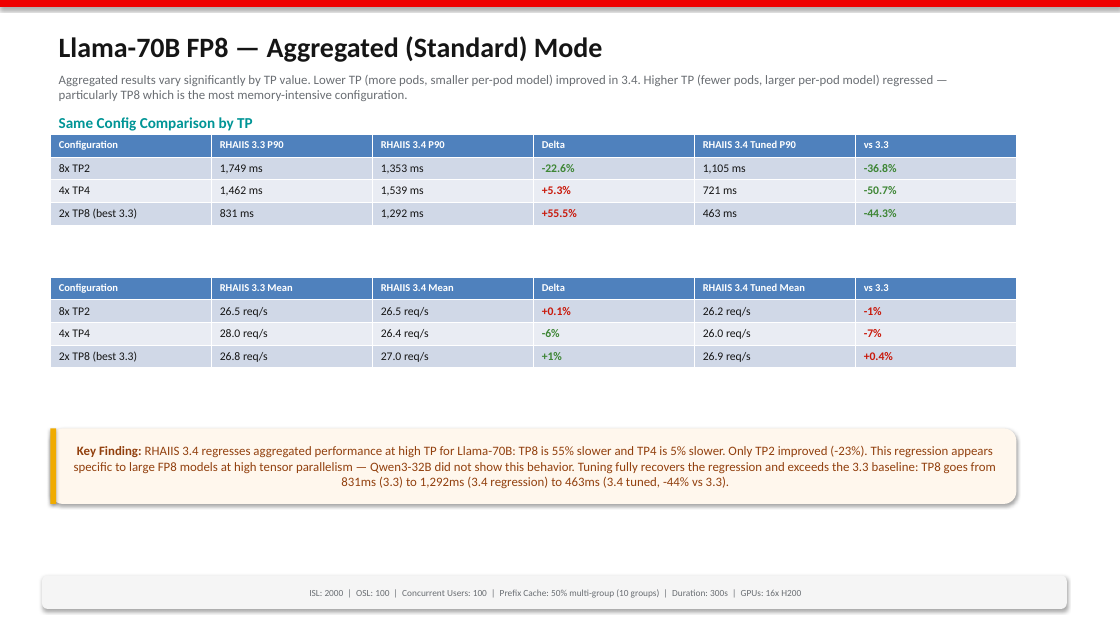
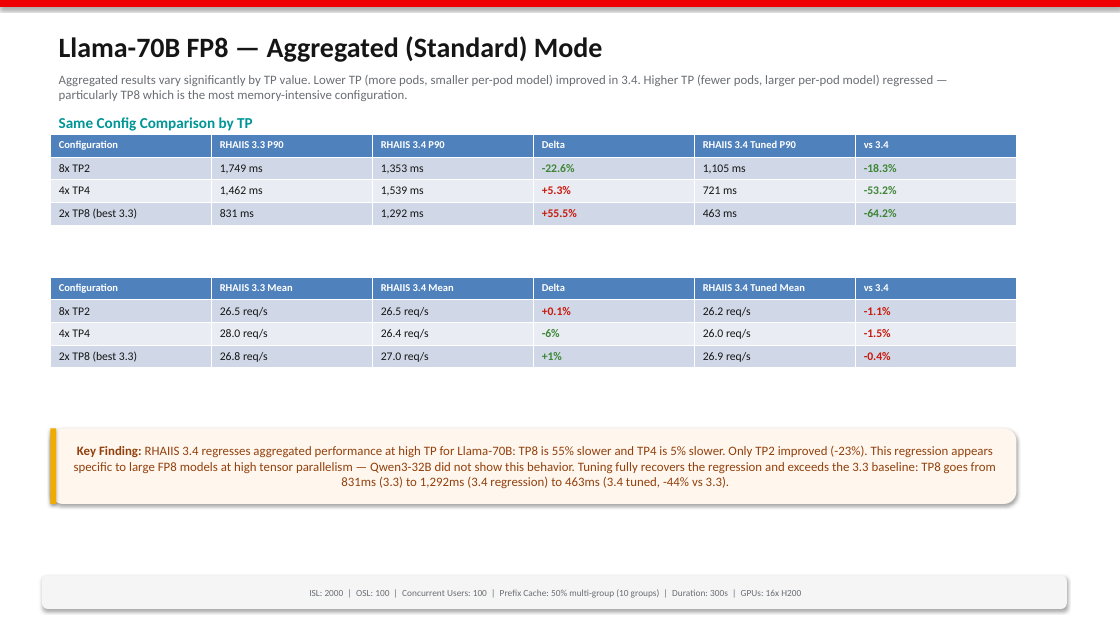
Before and after one commit to openshift-psap/serveit-studio, a slide deck: slide 6 of docs/regression-slides.pptx. Drawn at 1120x630 pixels with LibreOffice and Linux fonts; fonts in the diff are those of the drawing. Boxes give left, top, right and bottom in pixels: in the first picture for what was removed or moved away, otherwise in the second. Text is boxed around its words. In the diff, an @@ line names an element or a change of style, - is before the commit and + after.

```diff
--- a/docs/regression-slides.pptx
+++ b/docs/regression-slides.pptx
@@ table at [50, 134, 1018, 225] @@
-row 1, column 6: vs 3.3
+row 1, column 6: vs 3.4
-row 2, column 6: -36.8%
+row 2, column 6: -18.3%
-row 3, column 6: -50.7%
+row 3, column 6: -53.2%
-row 4, column 6: -44.3%
+row 4, column 6: -64.2%
@@ table at [50, 277, 1018, 368] @@
-row 1, column 6: vs 3.3
+row 1, column 6: vs 3.4
-row 2, column 6: -1%
+row 2, column 6: -1.1%
-row 3, column 6: -7%
+row 3, column 6: -1.5%
-row 4, column 6: +0.4%
+row 4, column 6: -0.4%
```
Also in this commit, not shown: 1 other slide changed.
